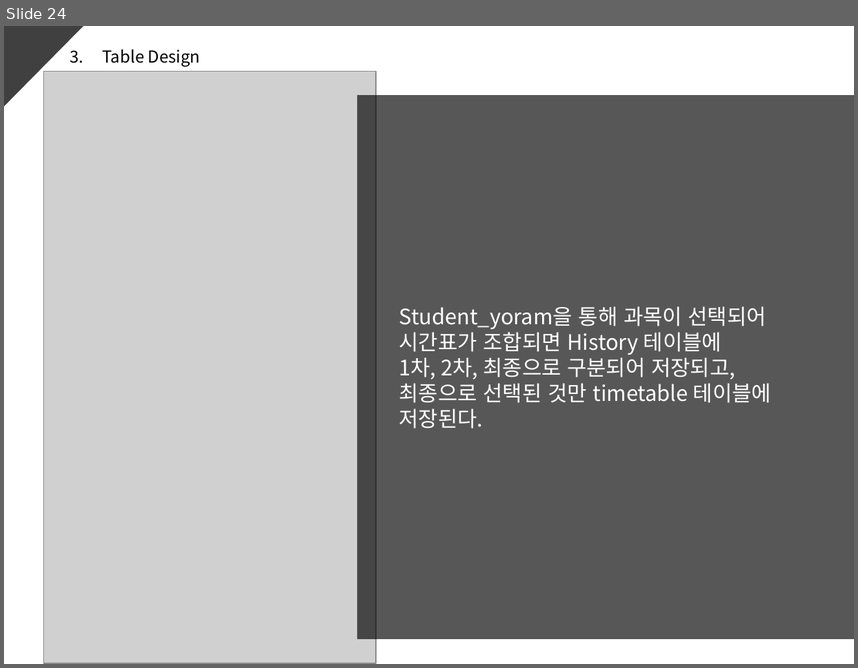
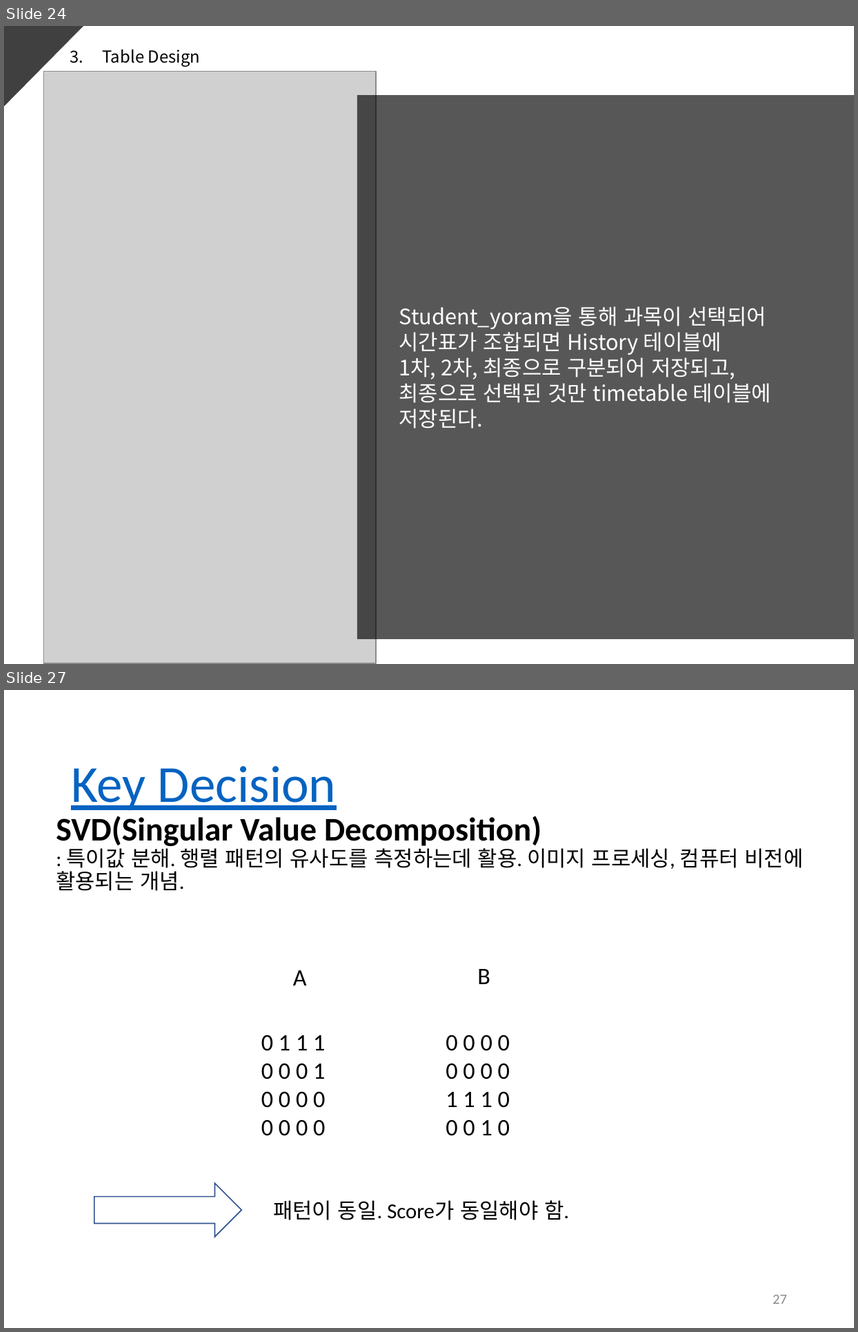
Before and after one commit to ed-jinyoung-park/SoftwareTeam2, a slide deck: 최종산출물/2팀_SAD 2.0.pptx. Shown one above the other, each under a label of ours: slide 24 before the commit, slides 24 and 27 after it; the slides between them are not shown. The pictures are 858x668 and 858x1332 pixels, drawn with LibreOffice and Linux fonts; fonts in the diff are those of the drawing; grey boxes stand for pictures. Boxes give left, top, right and bottom in pixels: in the first picture for what was removed or moved away, otherwise in the second. Text is boxed around its words. In the diff, an @@ line names an element or a change of style, - is before the commit and + after.

```diff
--- a/최종산출물/2팀_SAD 2.0.pptx
+++ b/최종산출물/2팀_SAD 2.0.pptx
@@ slide 27 added at box(4, 690, 854, 1328), background #FFFFFF @@
@@ title added at box(71, 766, 337, 810), 44 pt, text #0563C1, underline @@
+Key Decision
@@ text added at box(56, 816, 803, 891), 18 pt, text #000000 @@
+SVD(Singular Value Decomposition)
+: 특이값 분해. 행렬 패턴의 유사도를 측정하는데 활용. 이미지 프로세싱, 컴퓨터 비전에 활용되는 개념.
@@ text added at box(293, 970, 307, 985), 20 pt, text #000000 @@
+A
@@ text added at box(477, 969, 490, 984), 20 pt, text #000000 @@
+B
@@ text added at box(261, 1034, 325, 1136), 20 pt, text #000000 @@
+0 1 1 1
+0 0 0 1
+0 0 0 0
+0 0 0 0
@@ text added at box(446, 1034, 510, 1136), 20 pt, text #000000 @@
+0 0 0 0
+0 0 0 0
+1 1 1 0
+0 0 1 0
@@ right arrow added at box(94, 1183, 241, 1236), outline #325491 1 pt @@
@@ text added at box(273, 1200, 569, 1220), 18 pt, text #000000 @@
+패턴이 동일. Score가 동일해야 함.
@@ page number added at box(773, 1294, 787, 1303), 12 pt, text #8C8C8C @@
+27
```
Also in this commit, not shown: 1 slide changed, 8 other slides added, 8 slides removed.
